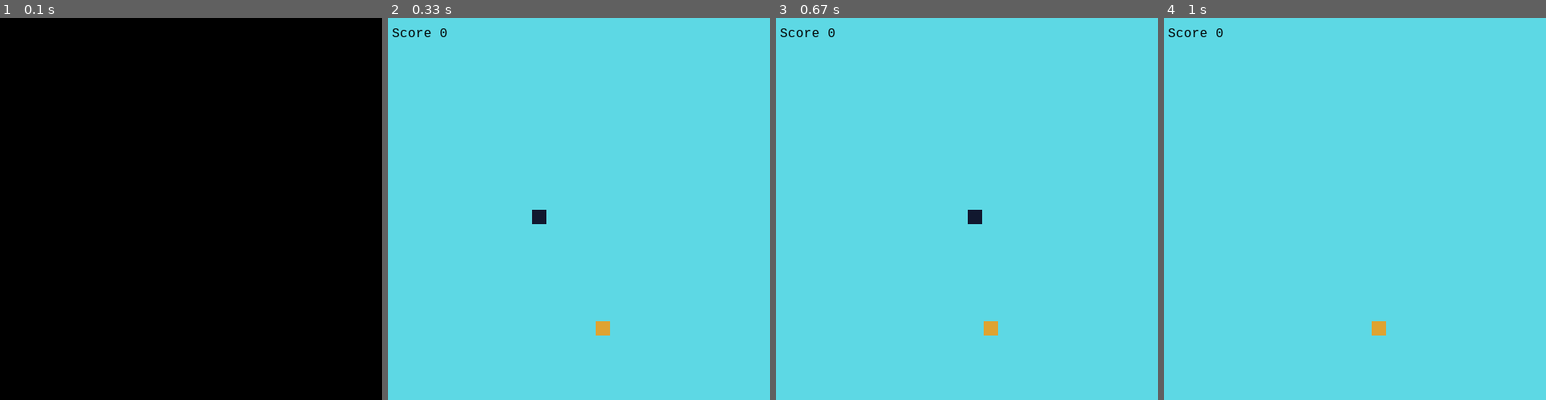
Above: before the commit, frames 1-4 (left to right).
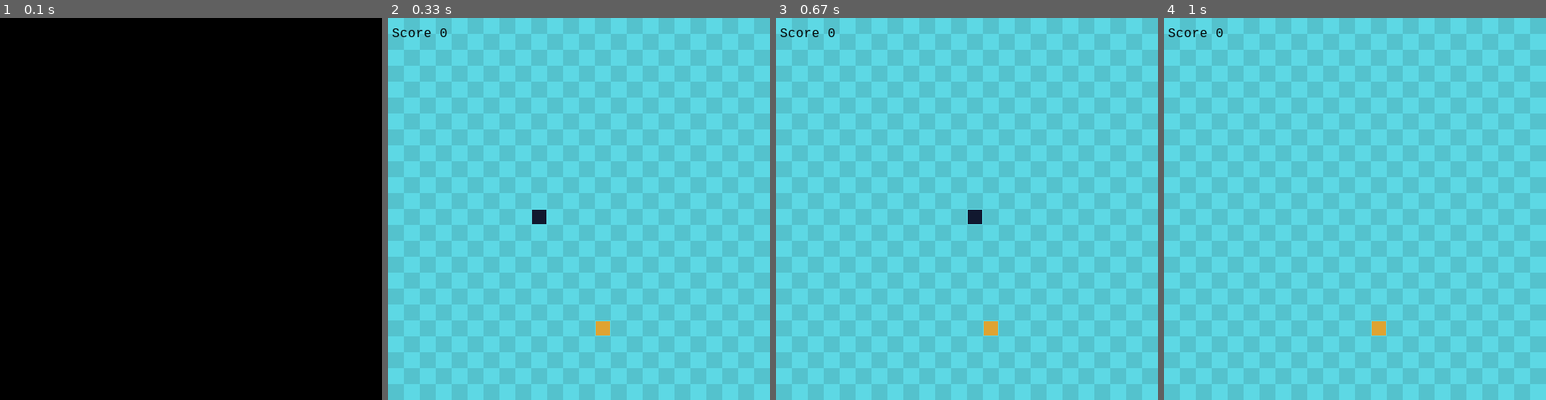
Above: after the commit, the same moments.

Repository: SamuelKhoo2003/Mini-Arcade
Game: pygame game, started from snake/snake.py
Same seed, same stepped clock (60 frames per second), same inputs: the game is played once before the commit and once after it.
Inputs:
- Up to frame 1 (0.1 s): no input
- Up to frame 2 (0.33 s): no input
- Up to frame 3 (0.67 s): hold Right from 0.33 s (still down)
- Up to frame 4 (1 s): release Right at 0.8 s; hold Up from 0.83 s (still down)

Frame 1 is identical in both runs. In frame 2, less than 0.1% of the frame differs, in the area x 0-100%, y 0-100%; in frame 3, less than 0.1%; in frame 4, less than 0.1%.

Commit message:
fix: handled move up bug

Diff:
--- a/snake/snake.py
+++ b/snake/snake.py
@@ -1,14 +1,6 @@
 import pygame
 import sys
 import random
-
-screenWidth = 480
-screenHeight = 480
-gridSize = 20
-gridWidth = screenWidth/gridSize
-gridHeight = screenHeight/gridSize
-up, down = (0, -1), (0, 1)
-left, right = (-1, 0), (1, 0)
 
 class Snake():
     def __init__(self):
@@ -87,7 +79,17 @@
                 pygame.draw.rect(surface, (93, 216, 228), r)
             else:
                 rr = pygame.Rect((x*gridSize, y*gridSize), (gridSize, gridSize))
-                pygame.draw.rect(surface, (93, 216, 228), rr)
+                pygame.draw.rect(surface, (84, 194, 205), rr)
+
+screenWidth = 480
+screenHeight = 480
+gridSize = 20
+gridWidth = screenWidth/gridSize
+gridHeight = screenHeight/gridSize
+up = (0, -1)
+down = (0, 1)
+left = (-1, 0)
+right = (1, 0)
 
 def main():
     pygame.init()
@@ -119,6 +121,5 @@
         text = scoreFont.render("Score {0}".format(snake.score), 1, (0, 0, 0))
         screen.blit(text, (5, 10))
         pygame.display.update()
-
 if __name__ == "__main__":
     main()
